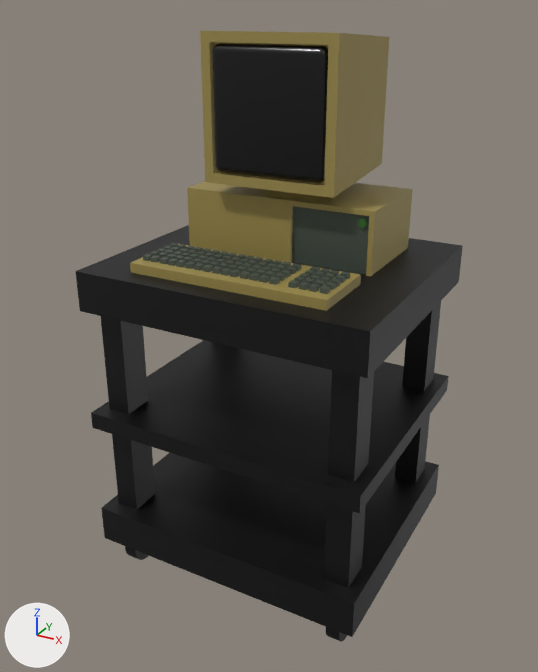
The Blender file shared/assets/3d/blend/computer_and_cart.blend, before and after one commit.
One viewpoint serves both versions: a 50 mm lens placed at (4.92, -9.88, 1.27), pointed at (-0.09, -0.77, -3.29). Arrows for +X, +Y and +Z are at lower left; the lights stay in place.

The scene before the commit, as lines of its bpy script (objects in view):
```python
me_cube_002 = bpy.data.meshes.new('Cube.002')
me_cube_002.from_pydata(...)  # 312 vertices, 178 faces; spans x -1.07..1.06, y -1.23..0.62, z -3.51..-1.01
me_cube_002.materials.append(mat_cart_material)  # black #000000
me_cylinder = bpy.data.meshes.new('Cylinder')
me_cylinder.from_pydata(...)  # 960 vertices, 704 faces; spans x -2.33..2.33, y -3.44..1.56, z -1.0..3.97
# faces by material slot: [99, 571, 34]
me_cylinder.materials.append(mat_tan_computer_mat)  # yellow #9e8e4f
me_cylinder.materials.append(mat_grey_computer_mat)  # dark grey #475147
me_cylinder.materials.append(mat_green_computer_mat)  # dark green #2e6525
me_cylinder_001 = bpy.data.meshes.new('Cylinder.001')
me_cylinder_001.from_pydata(...)  # 132 vertices, 122 faces; spans x -1.32..1.32, y -1.61..-1.43, z 1.08..3.72
me_cylinder_001.polygons.foreach_set('use_smooth', [True] * 122)
me_cylinder_001.materials.append(mat_computer_screen)  # black #050505
ob_computer = bpy.data.objects.new('computer', me_cylinder)
ob_computer.location = (0.0, 0.0, -1.54)
ob_computer.scale = (0.64, 0.64, 0.64)
ob_computer_001 = bpy.data.objects.new('computer.001', me_cylinder_001)
ob_computer_001.location = (0.0, 0.0, -1.54)
ob_computer_001.scale = (0.64, 0.64, 0.64)
ob_cube = bpy.data.objects.new('Cube', me_cube_002)
ob_cube.location = (0.0, 0.0, 0.0)
ob_cube.scale = (2.05, 2.05, 2.05)
```
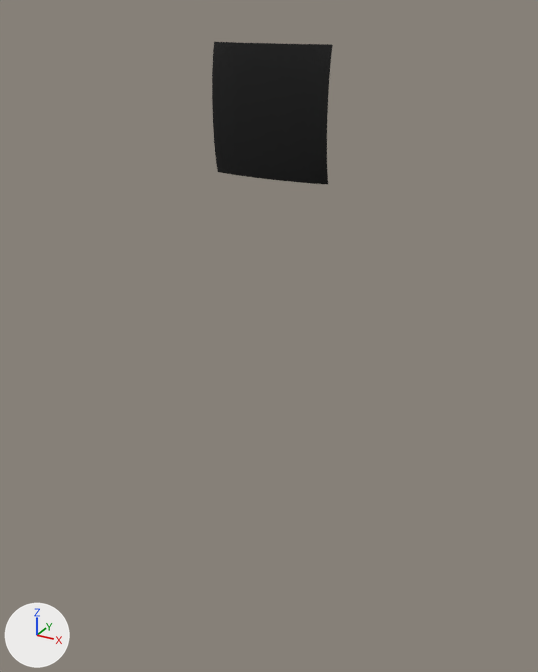
Where the change shows, as pixel boxes [x1, y1, x2, y2] in the pictures (538 x 672 px):
'Cube', hidden (black): before [75, 225, 463, 642]
'computer', hidden (yellow): before [130, 31, 412, 311]
'computer.001', reshaped, moved, rescaled: before [212, 43, 328, 183]; after [212, 42, 333, 184]
part 1 of me_cylinder_001, deleted (black): before [212, 43, 328, 183]
part 2 of me_cylinder_001, added (black): after [212, 42, 333, 184]

The change, as a list of edits to the scene's bpy script:
```text
Change me_cylinder_001:
    used by ob_computer_001; location = (0.0, 0.0, -1.54); scale = (0.64, 0.64, 0.64)
    remove me_cylinder_001.from_pydata(...)  # 132 vertices, 122 faces; spans x -1.32..1.32, y -1.61..-1.43, z 1.08..3.72
    add me_cylinder_001.from_pydata(...)  # 93 vertices, 72 faces; spans x -0.86..0.86, y -1.03..-0.88, z -0.86..0.86
    me_cylinder_001 part 1: the whole mesh is rebuilt
    me_cylinder_001 part 2
    93 vertices are added at x -0.86..0.86, y -1.03..-0.88, z -0.86..0.86
    72 new faces join them
Change ob_computer:
    add ob_computer.hide_set(True)
Change ob_cube:
    add ob_cube.hide_set(True)
Change ob_computer_001:
    ob_computer_001.scale: (0.64, 0.64, 0.64) -> (1.0, 1.0, 1.0)
    ob_computer_001.location: (0.0, 0.0, -1.54) -> (0.0, 0.0, 0.0)
```
